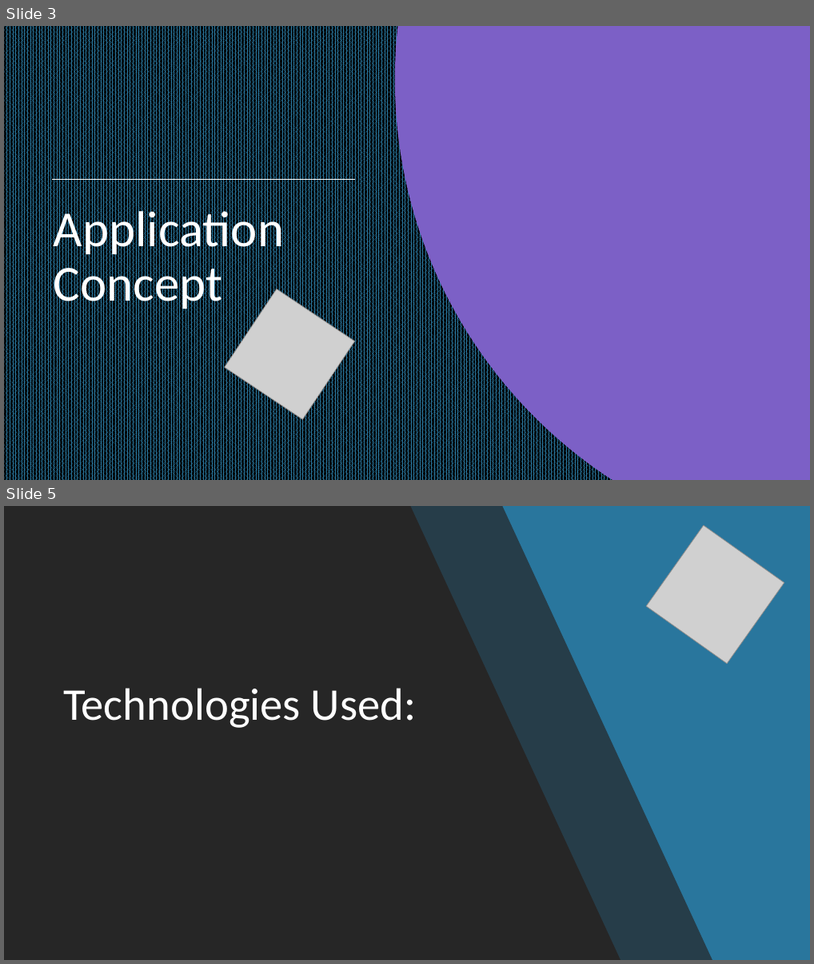
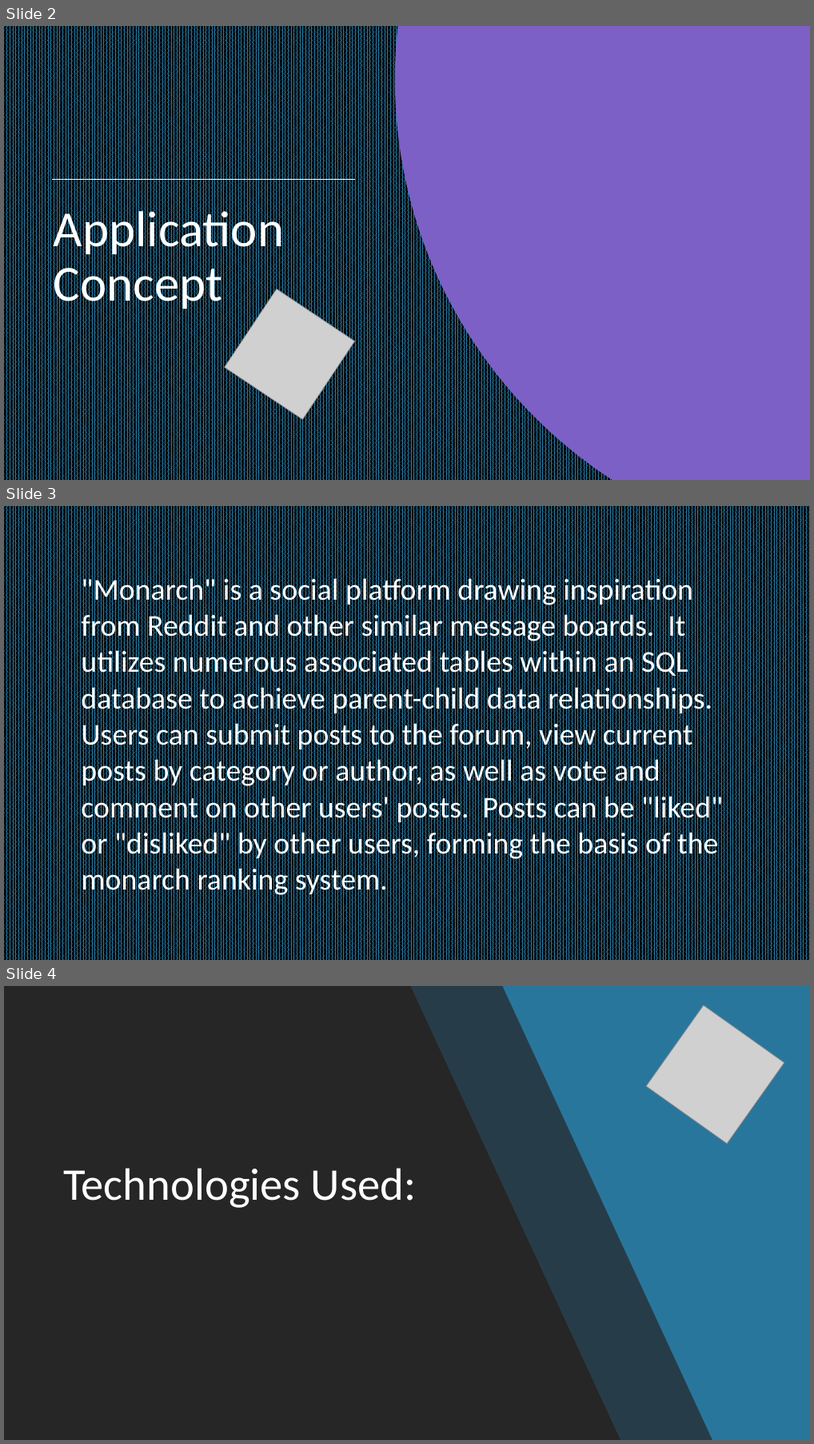
Before and after one commit to jdublu416/Monarch, a slide deck: Monarch.pptx. Shown one above the other, each under a label of ours: slides 3 and 5 before the commit, slides 2, 3 and 4 after it; the slides between them are not shown. The pictures are 814x964 and 814x1444 pixels, drawn with LibreOffice and Linux fonts; fonts in the diff are those of the drawing; grey boxes stand for pictures. Boxes give left, top, right and bottom in pixels: in the first picture for what was removed or moved away, otherwise in the second. Text is boxed around its words. In the diff, an @@ line names an element or a change of style, - is before the commit and + after.

```diff
--- a/Monarch.pptx
+++ b/Monarch.pptx
@@ slide 3 added at <box>4,506,810,960</box>, background pattern #29769D on #000000 @@
@@ text added at <box>81,574,723,897</box>, 36 pt, text #FFFFFF @@
+"Monarch" is a social platform drawing inspiration from Reddit and other similar message boards. It utilizes numerous associated tables within an SQL database to achieve parent-child data relationships. Users can submit posts to the forum, view current posts by category or author, as well as vote and comment on other users' posts. Posts can be "liked" or "disliked" by other users, forming the basis of the monarch ranking system.
@@ what was slide 3 is now slide 2 @@
@@ what was slide 5 is now slide 4 @@
```
Also in this commit, not shown: 1 slide changed, 3 other slides added, 4 slides removed, 3 other files.
